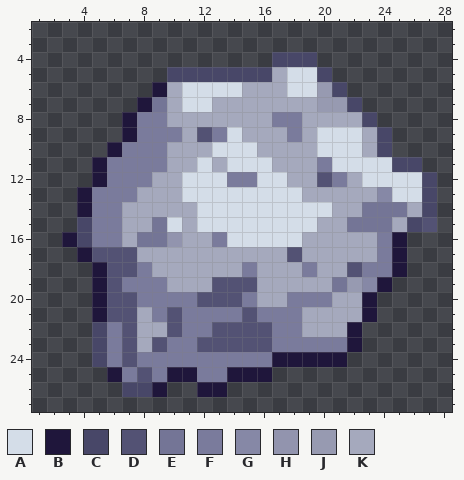
File history of a pixel-art sprite, assets/images/asteroids/asteroid3.png. The first picture shows the starting point.
The file is 32x32 pixels. Colours within 5 levels of each other are drawn and written as one. Shown: x 1..28, y 2..27.
Palette (. is transparent): A #d4dde8  B #1f163b  C #484768  D #535274  E #747596  F #7a7b9c  G #8688a6  H #9294ae  J #979ab1  K #a5a9bd
Pixels before, first column x 3:
 4 ..............CCC........
 5 .......CCCCCCCKAAC.......
 6 ......BKAAAAKKKAAJC......
 7 .....BEKAAKKKKKKKJJC.....
 8 ....BFFKKKKKKKFFKKKKC....
 9 ....BFFFKDFAKKKFKAAAKC...
10 ...BFFFKKKAAAKKKKAAAKC...
11 ..BFFFFKKAKAAAKKKFAAAACC.
12 ..BFFFKKAAAFFAAKKDFKAAAAC
13 .BFFFKKKAAAAAAAAKKKKKGAAC
14 .BFFKKKKKAAAAAAAAAKKEEEKC
15 .CFFKKEAKAAAAAAAAKKEEEKCD
16 BCFFKEEHKKFAAAAAKKKKKFB..
17 .BDDDKKKKKKKKKKDKKKKKFB..
18 ..BDDFKKKKKKFKKKFKKDFFB..
19 ..BDFFFKKKDDDKKKKKEJGB...
20 ..BDDFFFFDDDFKKFFFKKB....
21 ..BDDKFDFFFFDFFFKKKKB....
22 ..CFDKKDFFDDDDFFKKKB.....
23 ..CFDKDFFDDDDDFFFFFB.....
24 ..CFDFFFFFFFFFBBBBB......
25 ...BFDFBBFFBBB...........
26 ....CCB..BB..............
And afterwards:
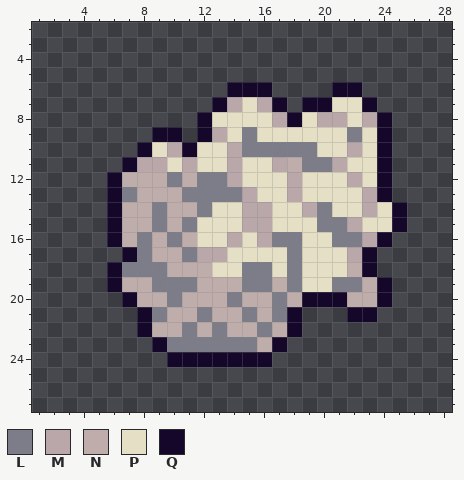
Colours new in this view: L #7c7d88  M #b9a7a9  N #bfadac  P #e4dfc5  Q #15072a
Changes in this commit:
Changed rows in their new state; - is an unchanged pixel.
first column x 3:
 4 --------------...--------
 5 -------...........-------
 6 ------.....QQQ....QQ-----
 7 -----.....QMPMQ.QQPPQ----
 8 ----.....QPPPPMQPMMPMQ---
 9 ----..QQ.QMPLPPPPPPLPQ---
10 ---..QPMQPPMLLLLLPPMPQ---
11 --..QMMPMPPMPPMNLLMPPQ..-
12 --.QNNNLNLLMPPPMPPPMPQ...
13 -..QLNNNLLLLMPPMPPPPMQ...
14 -..QNNLNNLPPMMPPMLPPMPQ..
15 -..QNNLNLPPPMMPPPLLMPPQ..
16 ...QNLNLNPPMPMLLPPLLMQ.--
17 -...QLNNLMMPPPPLPPPMQ..--
18 --.QLLLNNNPPLLPLPPPNQ..--
19 --.QNNLLLNNNLLNLPPLLNQ---
20 --..QNNLNNNLNNLNQQQNNQ---
21 --...QLNNLNNLNLQ...QQ----
22 --...QNNLNLNNLNQ....-----
23 --....QLLLLLLNQ.....-----
24 --.....QQQQQQQ.....------
25 ---...........-----------
26 ----...--..--------------
Pixel boxes of the changes (left, top, right, bottom) in both pictures:
changed: (62, 52, 437, 397)
